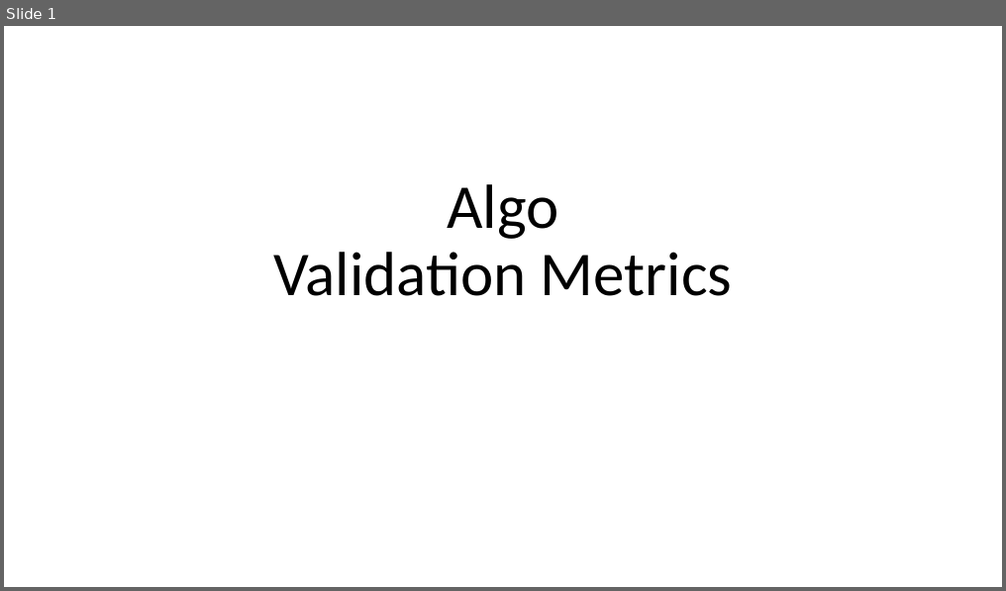
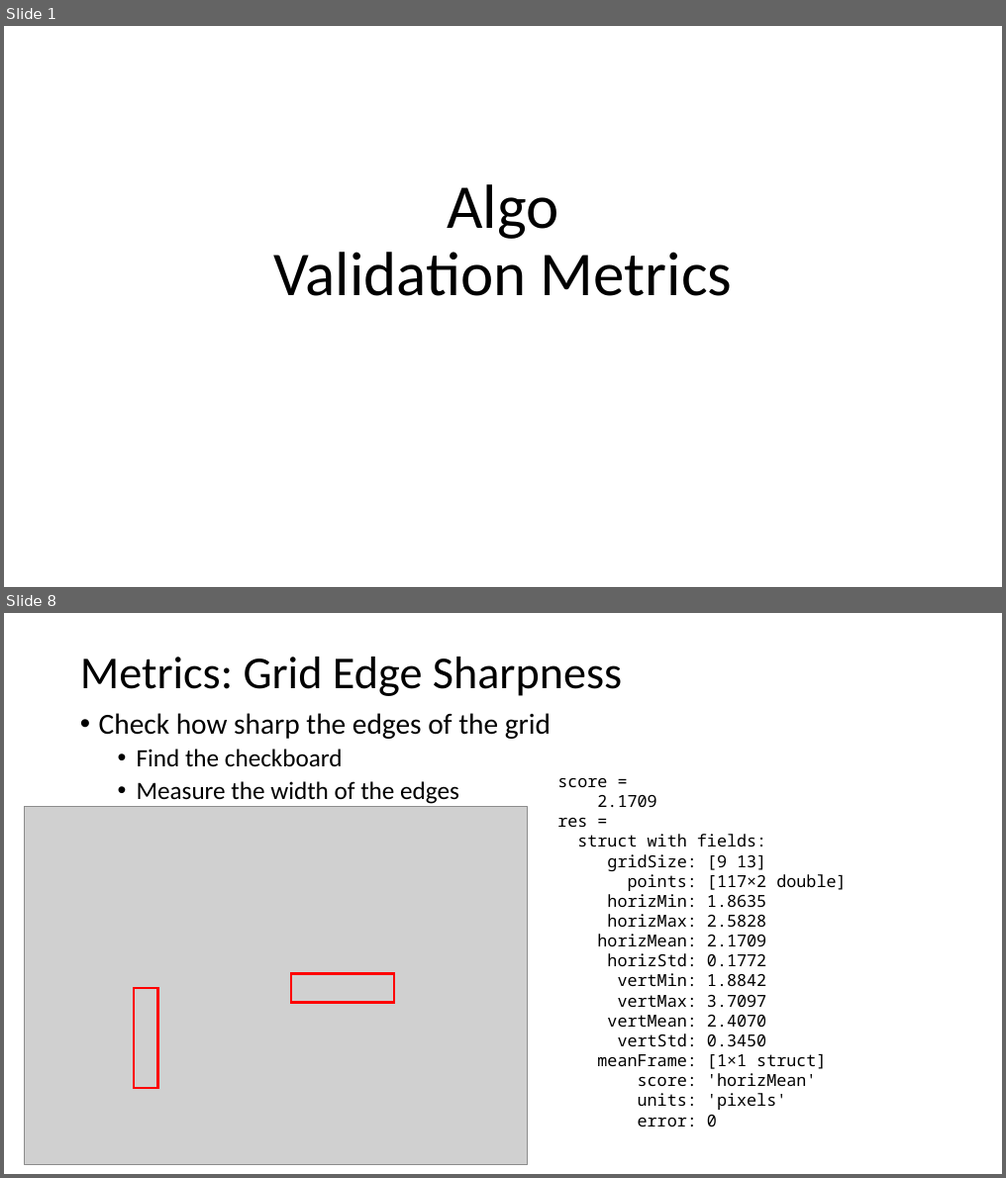
Before and after one commit to aangerma/algo_ivcam2, a slide deck: +Validation/Metrics.pptx. Shown one above the other, each under a label of ours: slide 1 before the commit, slides 1 and 8 after it; the slides between them are not shown. The pictures are 1006x591 and 1006x1178 pixels, drawn with LibreOffice and Linux fonts; fonts in the diff are those of the drawing; grey boxes stand for pictures. Boxes give left, top, right and bottom in pixels: in the first picture for what was removed or moved away, otherwise in the second. Text is boxed around its words. In the diff, an @@ line names an element or a change of style, - is before the commit and + after.

```diff
--- a/+Validation/Metrics.pptx
+++ b/+Validation/Metrics.pptx
@@ slide 8 added at [4, 613, 1002, 1174], background #FFFFFF @@
@@ title added at [80, 657, 622, 696], 44 pt, text #000000 @@
+Metrics: Grid Edge Sharpness
@@ text added at [99, 713, 550, 804], 24 pt, text #000000 @@
+• Check how sharp the edges of the grid
+  • Find the checkboard
+  • Measure the width of the edges
@@ text added at [557, 778, 846, 1127], 16 pt, text #000000 @@
+score =
+2.1709
+res =
+struct with fields:
+gridSize: [9 13]
+points: [117×2 double]
+horizMin: 1.8635
+horizMax: 2.5828
+horizMean: 2.1709
+horizStd: 0.1772
+vertMin: 1.8842
+vertMax: 3.7097
+vertMean: 2.4070
+vertStd: 0.3450
+meanFrame: [1×1 struct]
+score: 'horizMean'
+units: 'pixels'
+error: 0
@@ picture added at [24, 807, 528, 1165] @@
@@ rectangle added at [134, 988, 158, 1087], outline #FF0000 2.25 pt @@
@@ rectangle added at [291, 973, 394, 1003], outline #FF0000 2.25 pt @@
```
Also in this commit, not shown: 2 slides changed, 4 other slides added.
